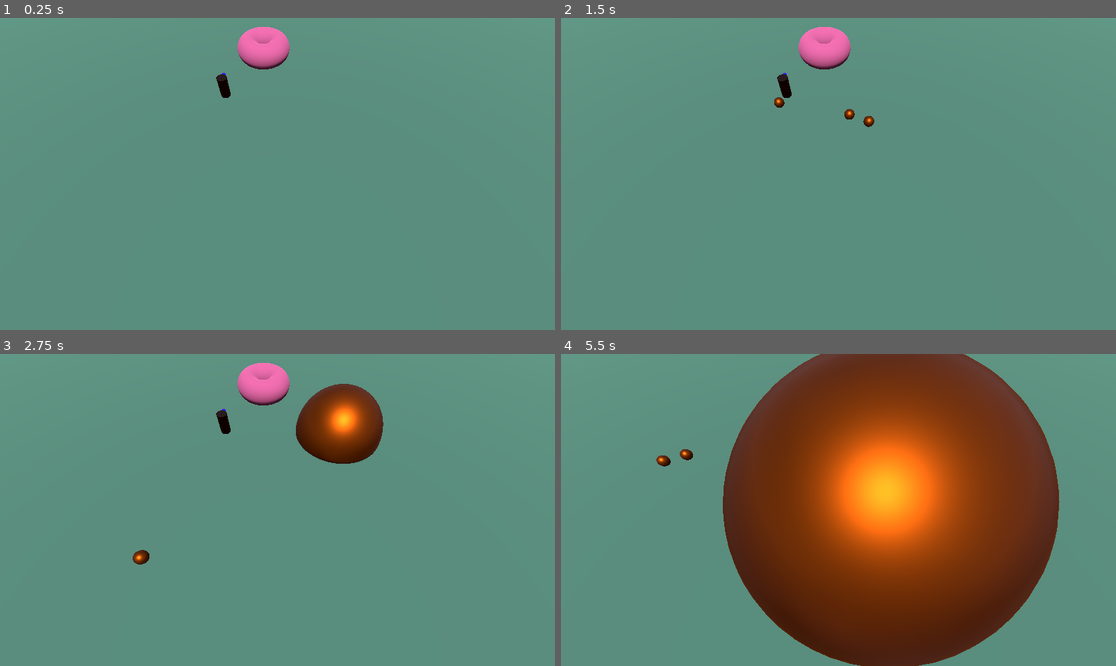
Above: before the commit, frames 1-4 (two rows, left to right).
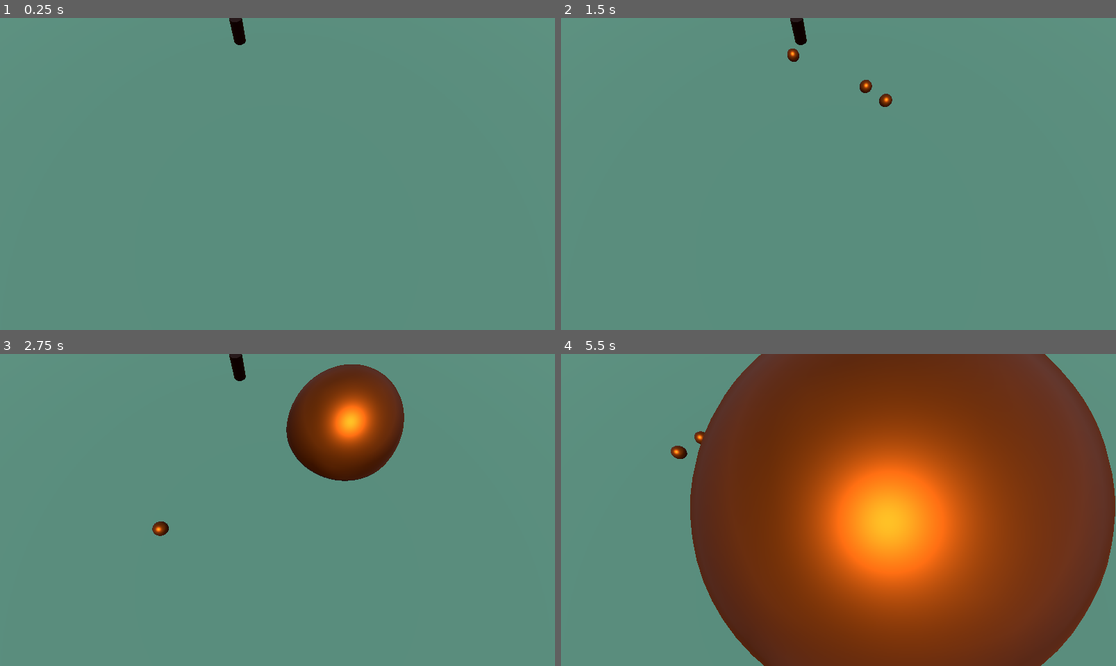
Above: after the commit, the same moments.

Repository: CoininDev/LigmadasLendas
Game: Godot game, scene res://cenas/cena_de_teste.tscn
Two runs of this game, one before a commit and one after it. Both use one fixed random seed, a clock stepped at 60 frames per second and the inputs below.
Inputs (mouse positions are in pixels of both pictures, inside the frame that each line leads up to):
- Up to frame 1 (0.25 s): no input
- Up to frame 2 (1.5 s): tap Enter at 0.5 s; move the mouse to (960, 158) at 0.52 s; hold Right (ui_right) 0.53-1.28 s; tap E (e) at 0.6 s; tap Q (q) at 0.8, 1.35 s; move the mouse to (727, 189) at 1.27 s; hold Down (ui_down) from 1.28 s (still down)
- Up to frame 3 (2.75 s): tap R (r) at 1.55, 2.1 s; move the mouse to (333, 441) at 2.02 s; release Down (ui_down) at 2.03 s; hold Right (ui_right) from 2.03 s (still down); tap W (w) at 2.3 s
- Up to frame 4 (5.5 s): move the mouse to (810, 572) at 2.77 s; release Right (ui_right) at 2.78 s; hold Up (ui_up) 2.78-3.53 s; tap W (w) at 2.85 s; tap Space (space, bound only after the commit) at 3.05 s; move the mouse to (1005, 556) at 3.52 s; hold Space (space, bound only after the commit) 3.53-4.28 s; hold Left (ui_left) 3.53-5.03 s; tap E (e) at 3.8, 4.35 s; move the mouse to (672, 463) at 4.27 s; tap Q (q) at 4.55 s; move the mouse to (866, 510) at 5.02 s; hold Down (ui_down) from 5.03 s (still down); hold Right mouse button (mright) from 5.03 s (still down); tap R (r) at 5.3 s

The runs differ from the first frame. In frame 1, 1.3% of the frame differs, in the area x 38-53%, y 0-26%; in frame 2, 1.7%; in frame 3, 6.3%; in frame 4, 46%, in the area x 17-100%, y 0-100%.
Error after the commit: Parse Error: Identifier "player_camera_pos" not declared in the current scope. (res://scripts/CameraMan.gd:28)

Commit message:
câmera no player (incompleto)

Diff:
--- a/cenas/cena_de_teste.tscn
+++ b/cenas/cena_de_teste.tscn
@@ -1,9 +1,7 @@
-[gd_scene load_steps=25 format=3 uid="uid://dvmj1414akb08"]
-
-[ext_resource type="Script" path="res://scripts/charbase.gd" id="1_y0m06"]
+[gd_scene load_steps=16 format=3 uid="uid://dvmj1414akb08"]
+
+[ext_resource type="PackedScene" uid="uid://68ia4xebvqnb" path="res://objs/char_base.tscn" id="1_2bmxh"]
 [ext_resource type="Script" path="res://scripts/CameraMan.gd" id="2_8g36f"]
-[ext_resource type="PackedScene" uid="uid://7g5bq1ieqvc7" path="res://objs/targets/circular_area.tscn" id="2_a2iur"]
-[ext_resource type="Material" uid="uid://tdbycpp30oep" path="res://graphics/gold.tres" id="2_ej5h0"]
 
 [sub_resource type="BoxShape3D" id="BoxShape3D_u1rgv"]
 
@@ -17,37 +15,6 @@
 sky = SubResource("Sky_85t4l")
 ssao_enabled = true
 
-[sub_resource type="SphereMesh" id="SphereMesh_7eere"]
-material = ExtResource("2_ej5h0")
-radius = 4.0
-height = 4.0
-is_hemisphere = true
-
-[sub_resource type="SphereMesh" id="SphereMesh_kpxkx"]
-material = ExtResource("2_ej5h0")
-radius = 10.0
-height = 10.0
-is_hemisphere = true
-
-[sub_resource type="StandardMaterial3D" id="StandardMaterial3D_mq4fk"]
-albedo_color = Color(0.411765, 0.207843, 0.14902, 1)
-metallic = 1.0
-metallic_specular = 1.0
-roughness = 0.02
-emission = Color(0.305882, 0.658824, 0.592157, 1)
-
-[sub_resource type="CylinderMesh" id="CylinderMesh_lnl31"]
-material = SubResource("StandardMaterial3D_mq4fk")
-
-[sub_resource type="CylinderShape3D" id="CylinderShape3D_0wd5r"]
-
-[sub_resource type="StandardMaterial3D" id="StandardMaterial3D_imhtu"]
-albedo_color = Color(0.145098, 0, 0.956863, 1)
-
-[sub_resource type="CapsuleMesh" id="CapsuleMesh_ofqr5"]
-material = SubResource("StandardMaterial3D_imhtu")
-height = 1.0
-
 [sub_resource type="NavigationMesh" id="NavigationMesh_7vdlp"]
 vertices = PackedVector3Array(-49.5, 1, 6.75, -5.5, 1, 6.75, -5.5, 1, 5.5, -49.5, 1, 6.75, -5.5, 1, 5.5, -4.25, 1, 3.75 …(1431 unchanged characters)…
 polygons = [PackedInt32Array(2, 1, 0), PackedInt32Array(5, 4, 3), PackedInt32Array(7, 6, 8), PackedInt32Array(8, 6, 9), …(1348 unchanged characters)…
@@ -81,17 +48,25 @@
 
 [node name="Cena de teste" type="Node3D"]
 
-[node name="CameraMan" type="CharacterBody3D" parent="."]
-transform = Transform3D(1, 0, 0, 0, 0.482855, 0.8757, 0, -0.8757, 0.482855, -0.286873, 15.2398, 31.0159)
+[node name="CharBase" parent="." instance=ExtResource("1_2bmxh")]
+transform = Transform3D(1, 0, 0, 0, 1, 0, 0, 0, 1, -3.53822, 2, 15.2886)
+
+[node name="camerapoint" type="Node3D" parent="CharBase"]
+transform = Transform3D(1, 0, 0, 0, 1, 0, 0, 0, 1, 0, 13, 5.5)
+
+[node name="CameraMan" type="CharacterBody3D" parent="." node_paths=PackedStringArray("player_camera_pos")]
+transform = Transform3D(1, 0, 0, 0, 1, 0, 0, 0, 1, -0.287, 15, 31)
 script = ExtResource("2_8g36f")
+player_camera_pos = NodePath("../CharBase/camerapoint")
 
 [node name="CollisionShape3D" type="CollisionShape3D" parent="CameraMan"]
 shape = SubResource("BoxShape3D_u1rgv")
 disabled = true
 
 [node name="Camera3D" type="Camera3D" parent="CameraMan" groups=["camera"]]
-transform = Transform3D(1, 0, 0, 0, 1, 4.47035e-07, 0, -4.76837e-07, 1, 0, 0, 0)
+transform = Transform3D(1, 0, 0, 0, 0.258819, 0.965926, 0, -0.965926, 0.258819, 0, 0, 0)
 environment = SubResource("Environment_i6cj1")
+current = true
 
 [node name="Cantos" type="Control" parent="CameraMan/Camera3D"]
 layout_mode = 3
@@ -195,39 +170,6 @@
 grow_horizontal = 0
 grow_vertical = 2
 mouse_filter = 1
-
-[node name="CharBase" type="CharacterBody3D" parent="." groups=["char"]]
-transform = Transform3D(1, 0, 0, 0, 1, 0, 0, 0, 1, -5.67001, 1.60324, 13.4823)
-script = ExtResource("1_y0m06")
-q_apply_to = ["char"]
-w_target = ExtResource("2_a2iur")
-w_effects = {
-"adsf": 5.0
-}
-w_properties = {
-"area_radius": 4.0,
-"delay_sec": 0.5,
-"graphics": SubResource("SphereMesh_7eere")
-}
-r_properties = {
-"area_radius": 10.0,
-"delay_sec": 0.5,
-"graphics": SubResource("SphereMesh_kpxkx")
-}
-r_apply_to = ["char"]
-
-[node name="MeshInstance3D" type="MeshInstance3D" parent="CharBase"]
-mesh = SubResource("CylinderMesh_lnl31")
-
-[node name="CollisionShape3D" type="CollisionShape3D" parent="CharBase"]
-shape = SubResource("CylinderShape3D_0wd5r")
-
-[node name="NavigationAgent3D" type="NavigationAgent3D" parent="CharBase"]
-avoidance_enabled = true
-
-[node name="MeshInstance3D2" type="MeshInstance3D" parent="CharBase"]
-transform = Transform3D(-0.0199716, 0.441931, 0, -0.432807, -0.0203926, 0, 0, 0, 0.554438, 0.063448, 0.755017, -0.684919)
-mesh = SubResource("CapsuleMesh_ofqr5")
 
 [node name="NavigationRegion3D" type="NavigationRegion3D" parent="."]
 navigation_mesh = SubResource("NavigationMesh_7vdlp")
--- /dev/null
+++ b/objs/char_base.tscn
@@ -0,0 +1,69 @@
+[gd_scene load_steps=11 format=3 uid="uid://68ia4xebvqnb"]
+
+[ext_resource type="Script" path="res://scripts/charbase.gd" id="1_lej52"]
+[ext_resource type="PackedScene" uid="uid://7g5bq1ieqvc7" path="res://objs/targets/circular_area.tscn" id="2_wu7pu"]
+[ext_resource type="Material" uid="uid://tdbycpp30oep" path="res://graphics/gold.tres" id="3_dikkb"]
+
+[sub_resource type="SphereMesh" id="SphereMesh_7eere"]
+material = ExtResource("3_dikkb")
+radius = 4.0
+height = 4.0
+is_hemisphere = true
+
+[sub_resource type="SphereMesh" id="SphereMesh_kpxkx"]
+material = ExtResource("3_dikkb")
+radius = 10.0
+height = 10.0
+is_hemisphere = true
+
+[sub_resource type="StandardMaterial3D" id="StandardMaterial3D_mq4fk"]
+albedo_color = Color(0.411765, 0.207843, 0.14902, 1)
+metallic = 1.0
+metallic_specular = 1.0
+roughness = 0.02
+emission = Color(0.305882, 0.658824, 0.592157, 1)
+
+[sub_resource type="CylinderMesh" id="CylinderMesh_lnl31"]
+material = SubResource("StandardMaterial3D_mq4fk")
+
+[sub_resource type="CylinderShape3D" id="CylinderShape3D_0wd5r"]
+
+[sub_resource type="StandardMaterial3D" id="StandardMaterial3D_imhtu"]
+albedo_color = Color(0.145098, 0, 0.956863, 1)
+
+[sub_resource type="CapsuleMesh" id="CapsuleMesh_ofqr5"]
+material = SubResource("StandardMaterial3D_imhtu")
+height = 1.0
+
+[node name="CharBase" type="CharacterBody3D" groups=["char"]]
+transform = Transform3D(1, 0, 0, 0, 1, 0, 0, 0, 1, 0, -0.0481695, 0.0642262)
+script = ExtResource("1_lej52")
+q_apply_to = ["char"]
+w_target = ExtResource("2_wu7pu")
+w_effects = {
+"adsf": 5.0
+}
+w_properties = {
+"area_radius": 4.0,
+"delay_sec": 0.5,
+"graphics": SubResource("SphereMesh_7eere")
+}
+r_properties = {
+"area_radius": 10.0,
+"delay_sec": 0.5,
+"graphics": SubResource("SphereMesh_kpxkx")
+}
+r_apply_to = ["char"]
+
+[node name="MeshInstance3D" type="MeshInstance3D" parent="."]
+mesh = SubResource("CylinderMesh_lnl31")
+
+[node name="CollisionShape3D" type="CollisionShape3D" parent="."]
+shape = SubResource("CylinderShape3D_0wd5r")
+
+[node name="NavigationAgent3D" type="NavigationAgent3D" parent="."]
+avoidance_enabled = true
+
+[node name="MeshInstance3D2" type="MeshInstance3D" parent="."]
+transform = Transform3D(-0.0199716, 0.441931, 0, -0.432807, -0.0203926, 0, 0, 0, 0.554438, 0.063448, 0.755017, -0.684919)
+mesh = SubResource("CapsuleMesh_ofqr5")
--- a/project.godot
+++ b/project.godot
@@ -60,3 +60,8 @@
 "events": [Object(InputEventKey,"resource_local_to_scene":false,"resource_name":"","device":-1,"window_id":0,"alt_pressed":false,"shift_pressed":false,"ctrl_pressed":false,"meta_pressed":false,"pressed":false,"keycode":0,"physical_keycode":82,"key_label":0,"unicode":114,"echo":false,"script":null)
 ]
 }
+space={
+"deadzone": 0.5,
+"events": [Object(InputEventKey,"resource_local_to_scene":false,"resource_name":"","device":-1,"window_id":0,"alt_pressed":false,"shift_pressed":false,"ctrl_pressed":false,"meta_pressed":false,"pressed":false,"keycode":0,"physical_keycode":32,"key_label":0,"unicode":32,"echo":false,"script":null)
+]
+}
--- a/scripts/CameraMan.gd
+++ b/scripts/CameraMan.gd
@@ -1,6 +1,9 @@
 extends CharacterBody3D
 const SPEED = 50
 const JUMP_VELOCITY = 4.5
+
+var toggle_camera_player = false
+@export var player_camera = Camera3D
 
 var up = false
 var down = false
@@ -8,17 +11,21 @@
 var left = false
 
 func _process(delta):
-	var input_dir = Vector3((int(right)-int(left)), 0, (int(down)-int(up)))
-	#var input_dir = Vector3((int(Input.is_action_pressed("ui_right"))-int(Input.is_action_pressed("ui_left"))), 0, (int(Input.is_action_pressed("ui_up"))-int(Input.is_action_pressed("ui_down"))))
-	var direction = (transform.basis * input_dir).normalized()
-	if direction:
-		velocity.x = direction.x * SPEED
-		velocity.z = direction.z * SPEED
-	else:
-		velocity.x = move_toward(velocity.x, 0, SPEED)
-		velocity.z = move_toward(velocity.z, 0, SPEED)
+	if !toggle_camera_player:
+		var input_dir = Vector3((int(right)-int(left)), 0, (int(down)-int(up)))
+		#var input_dir = Vector3((int(Input.is_action_pressed("ui_right"))-int(Input.is_action_pressed("ui_left"))), 0, (int(Input.is_action_pressed("ui_up"))-int(Input.is_action_pressed("ui_down"))))
+		var direction = (transform.basis * input_dir).normalized()
+		if direction:
+			velocity.x = direction.x * SPEED
+			velocity.z = direction.z * SPEED
+		else:
+			velocity.x = move_toward(velocity.x, 0, SPEED)
+			velocity.z = move_toward(velocity.z, 0, SPEED)
 
-	move_and_slide()
+		move_and_slide()
+func _input(event):
+	if Input.is_action_pressed("space"):
+		global_position = player_camera_pos.global_position
 
 #cantos únicos
 func _on_up_mouse_entered():
